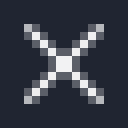
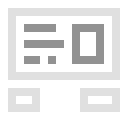
Two versions of the same layered image (128 x 128). Layer-by-layer changes:
added group "assets" with 14 layers above "menus" over [8, 8, 120, 120]
added layer "UI_icon" in group "assets" over [8, 8, 120, 112]
added group "menus" with 2 layers above "bg" over [8, 8, 120, 112]
renamed "x" to "x_icon", hid it, moved it into group "menus" over [24, 24, 104, 104]
renamed "Layer 1" to "bg", hid it over [0, 0, 128, 128]
